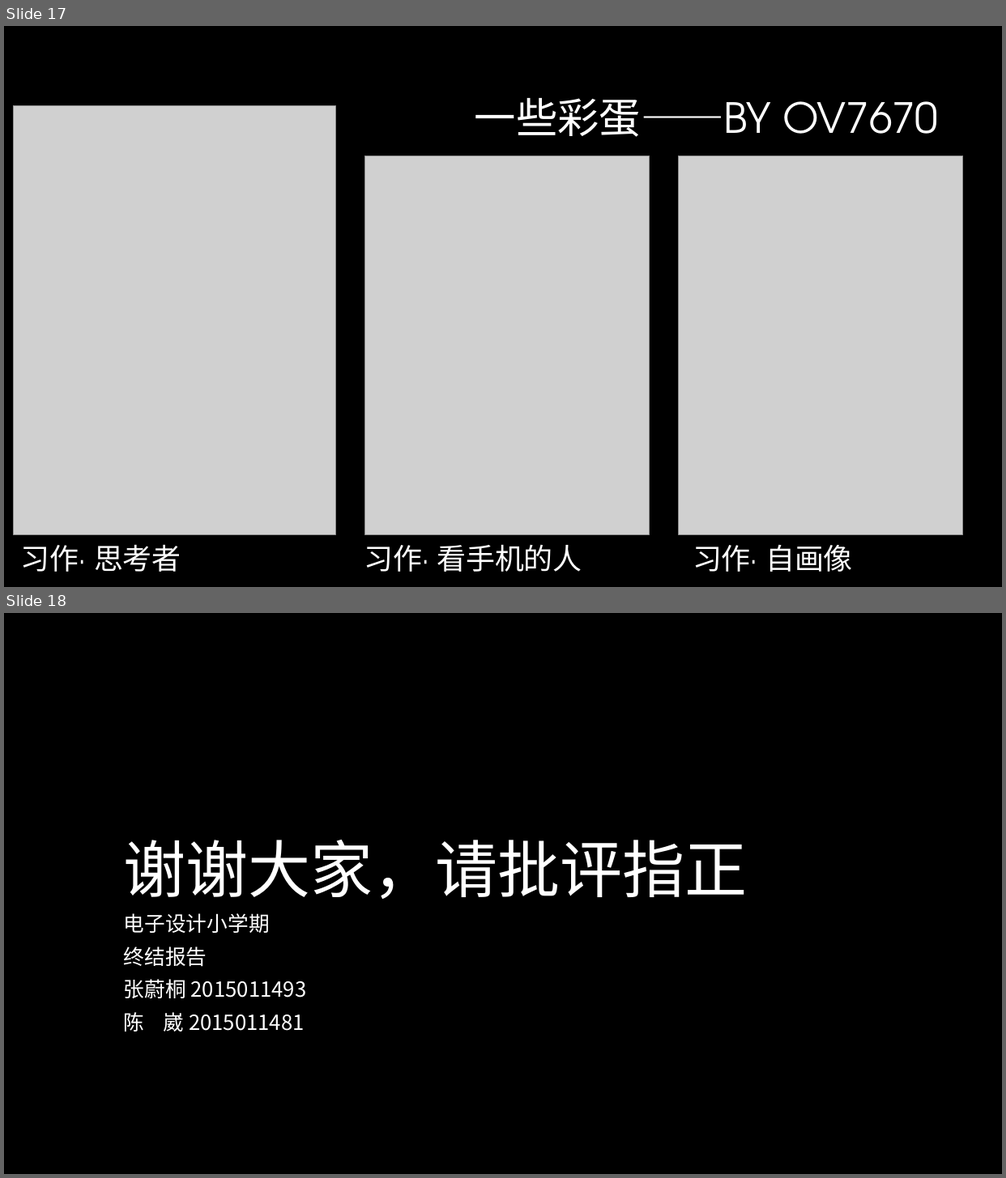
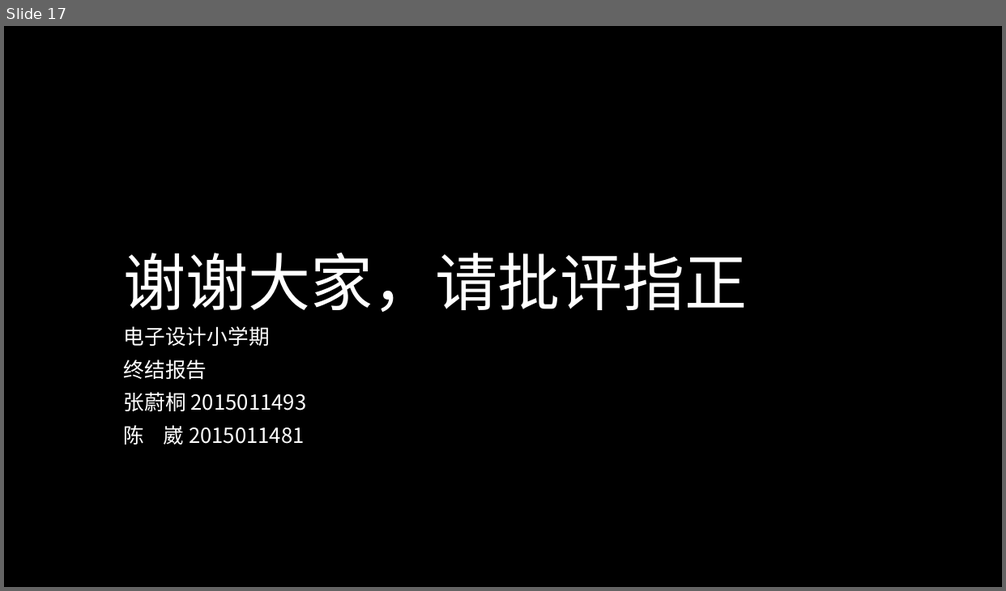
Before and after one commit to ZeroWeight/Project-of-Electronic-Circuits, a slide deck: report/final/final.pptx. Shown one above the other, each under a label of ours: slides 17 and 18 before the commit, slide 17 after it. The pictures are 1006x1178 and 1006x591 pixels, drawn with LibreOffice and Linux fonts; fonts in the diff are those of the drawing; grey boxes stand for pictures; background and template pictures are left out. Boxes give left, top, right and bottom in pixels: in the first picture for what was removed or moved away, otherwise in the second. Text is boxed around its words. In the diff, an @@ line names an element or a change of style, - is before the commit and + after.

```diff
--- a/report/final/final.pptx
+++ b/report/final/final.pptx
@@ slide 17 removed at <box>4,26,1002,587</box>, background #000000 @@
@@ title removed at <box>475,98,938,137</box> @@
-一些彩蛋——BY OV7670
@@ picture removed at <box>14,105,335,535</box> @@
@@ picture removed at <box>364,156,650,535</box> @@
@@ picture removed at <box>679,156,963,535</box> @@
@@ text removed at <box>21,544,181,572</box> @@
-习作· 思考者
@@ text removed at <box>364,544,582,572</box> @@
-习作· 看手机的人
@@ text removed at <box>692,545,853,572</box> @@
-习作· 自画像
@@ what was slide 18 is now slide 17 @@
```
Also in this commit, not shown: 1 other file.
